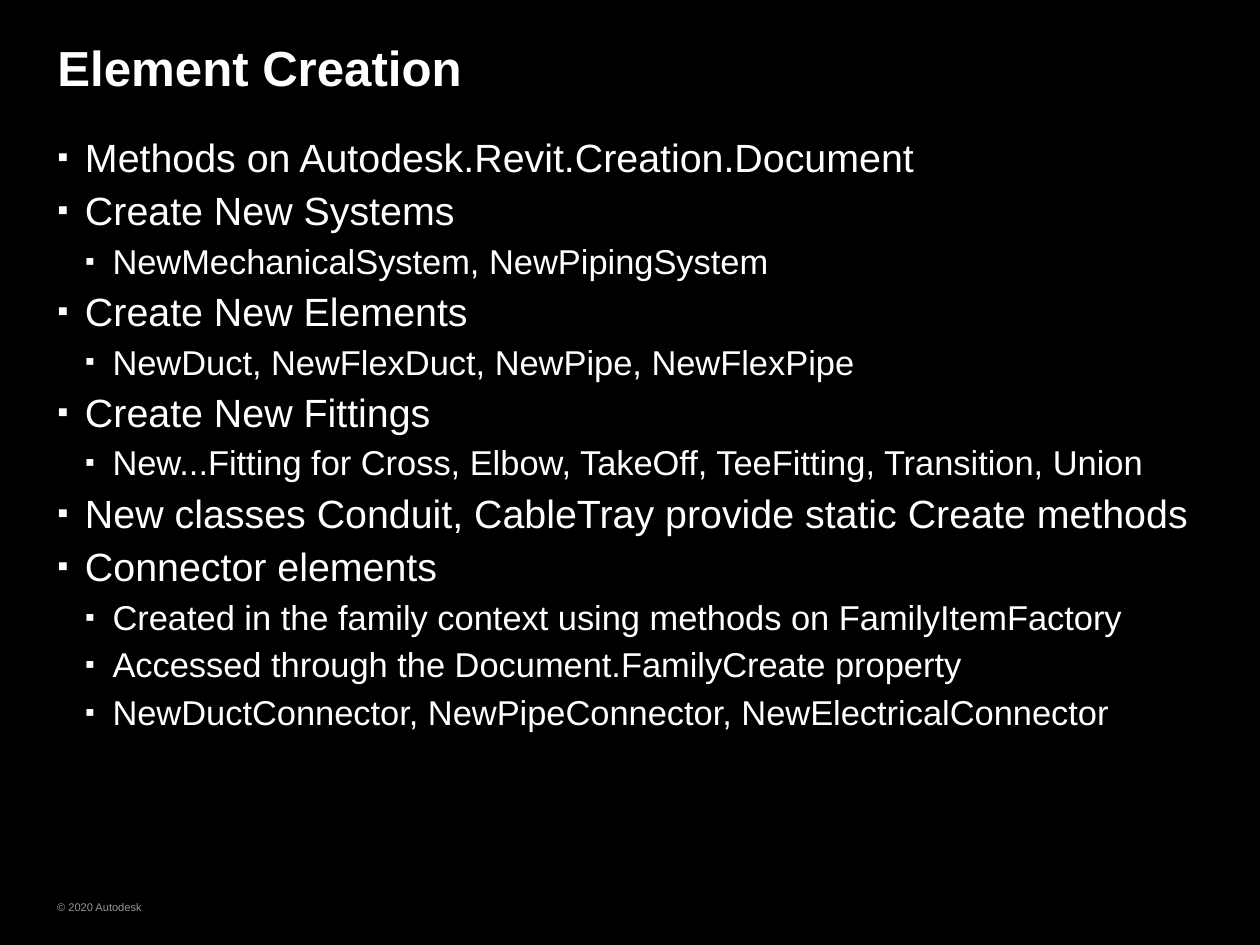
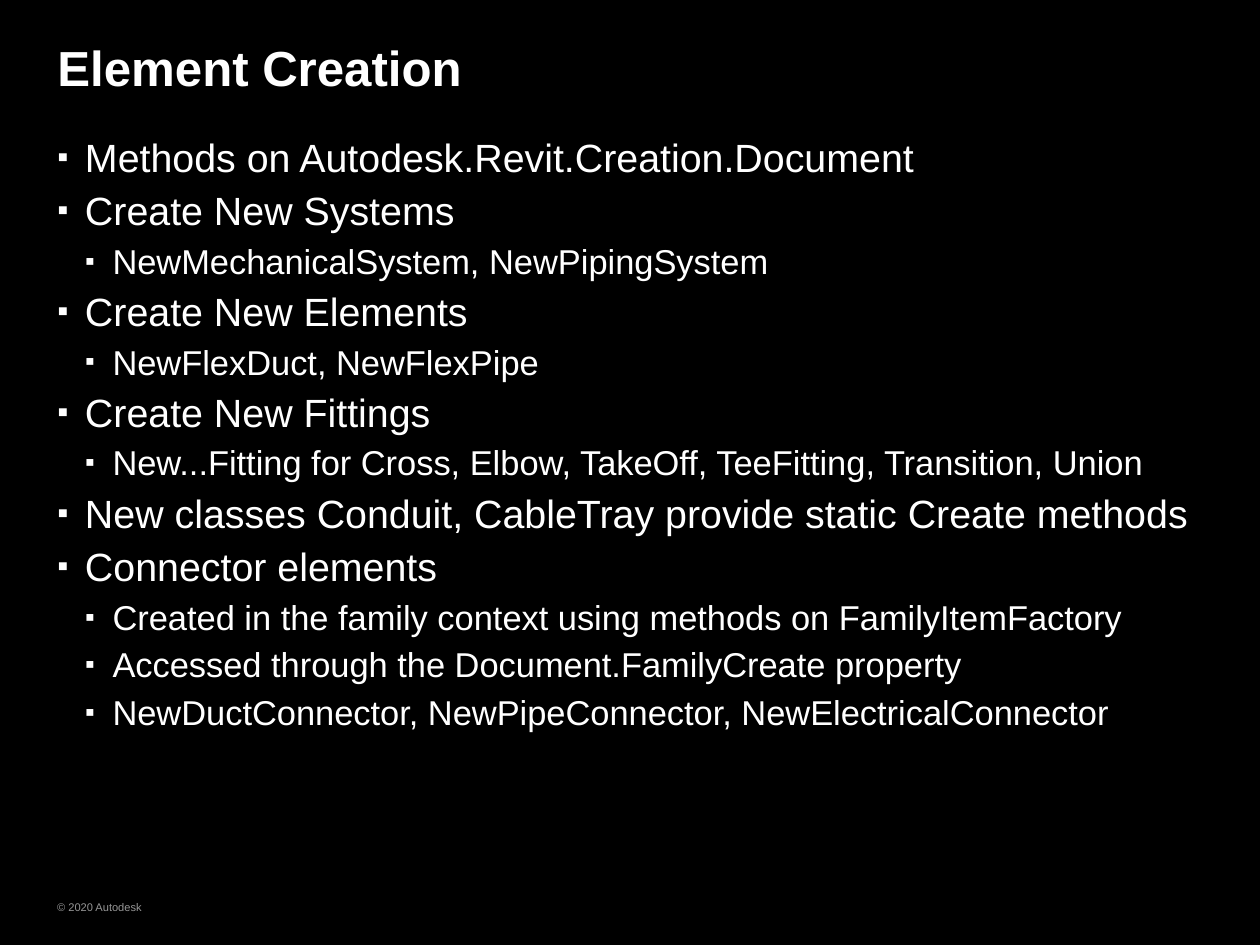
Before and after one commit to ADN-DevTech/RevitTrainingMaterial, a slide deck: slide 30 of Presentation/5_RME_API.pptx. Drawn at 1260x945 pixels with LibreOffice and Linux fonts; fonts in the diff are those of the drawing; background and template pictures are left out. Boxes give left, top, right and bottom in pixels: in the first picture for what was removed or moved away, otherwise in the second. Text is boxed around its words. In the diff, an @@ line names an element or a change of style, - is before the commit and + after.

```diff
--- a/Presentation/5_RME_API.pptx
+++ b/Presentation/5_RME_API.pptx
@@ text at (113, 350, 539, 381): text changed @@
-  ▪ NewDuct, NewFlexDuct, NewPipe, NewFlexPipe
+  ▪ NewFlexDuct, NewFlexPipe
```
Also in this commit, not shown: 1 other slide changed, 22 other files.
